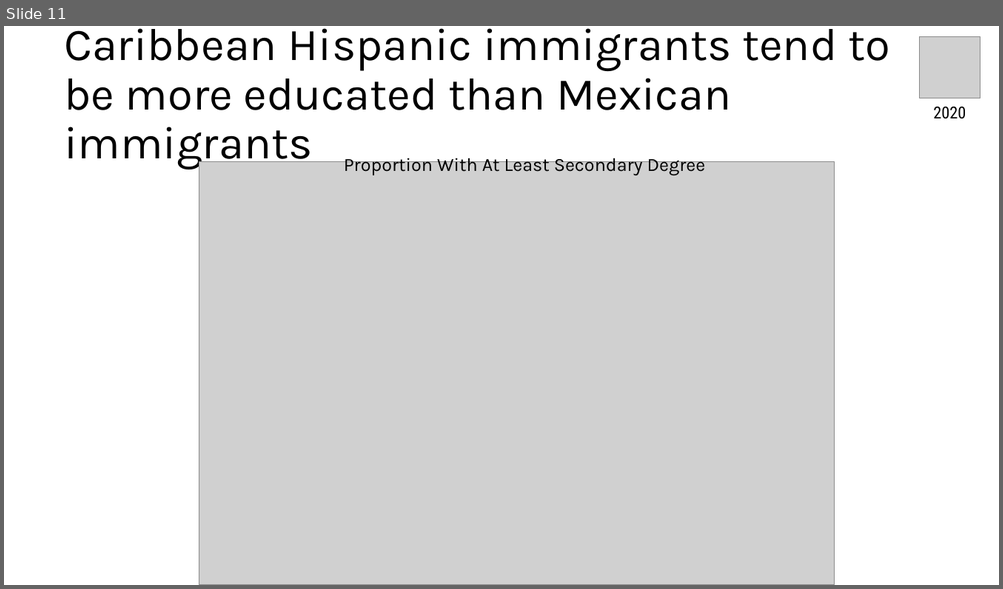
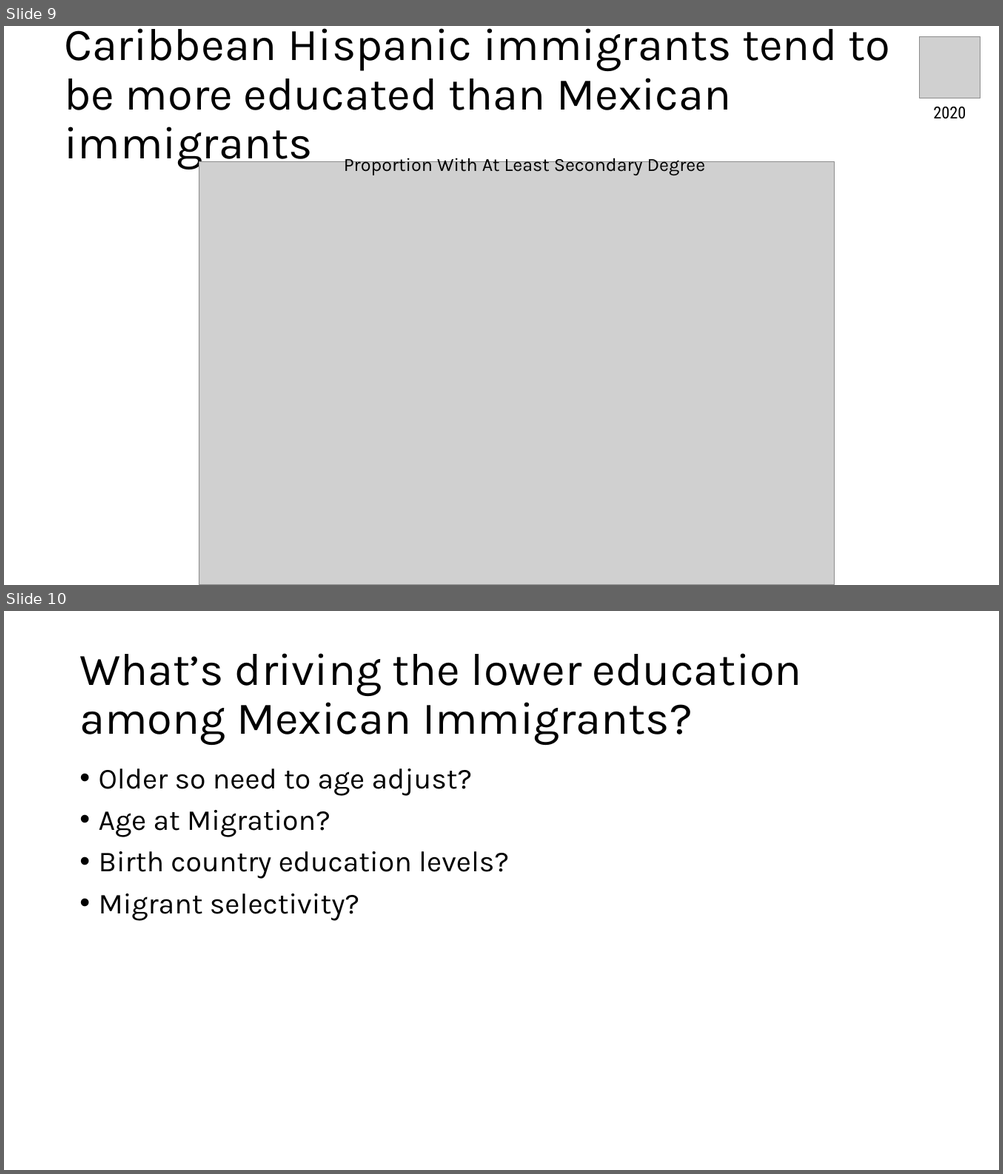
Before and after one commit to chrissoria/international_migration_ses, a slide deck: presentation/PAA_2025.pptx. Shown one above the other, each under a label of ours: slide 11 before the commit, slides 9 and 10 after it. The pictures are 1003x589 and 1003x1174 pixels, drawn with LibreOffice and Linux fonts; fonts in the diff are those of the drawing; grey boxes stand for pictures. Boxes give left, top, right and bottom in pixels: in the first picture for what was removed or moved away, otherwise in the second. Text is boxed around its words. In the diff, an @@ line names an element or a change of style, - is before the commit and + after.

Commit message:
playing around with different versions of age at migration plot

```diff
--- a/presentation/PAA_2025.pptx
+++ b/presentation/PAA_2025.pptx
@@ slide 10 added at (x1=4, y1=611, x2=999, y2=1170), background #FFFFFF @@
@@ title added at (x1=79, y1=653, x2=802, y2=745), 44 pt, text #000000 @@
+What’s driving the lower education among Mexican Immigrants?
@@ text added at (x1=99, y1=769, x2=509, y2=921), 28 pt, text #000000 @@
+• Older so need to age adjust?
+• Age at Migration?
+• Birth country education levels?
+• Migrant selectivity?
@@ what was slide 11 is now slide 9 @@
```
Also in this commit, not shown: 6 slides changed, 5 other slides added, 4 slides removed, 9 other files.
